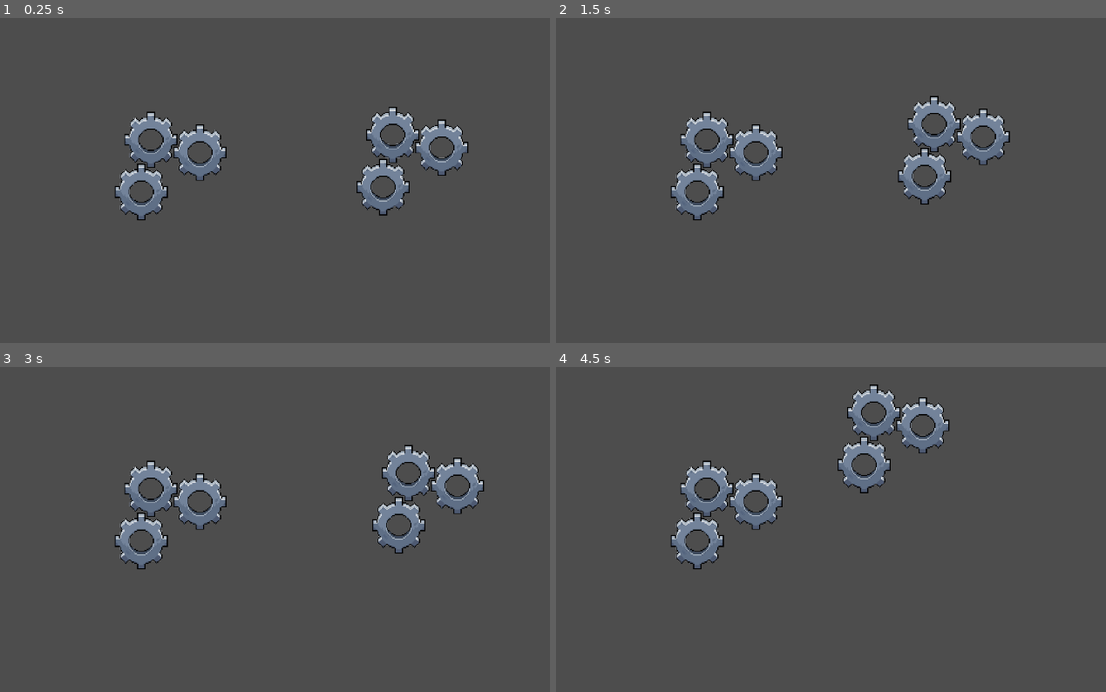
Above: before the commit, frames 1-4 (two rows, left to right).
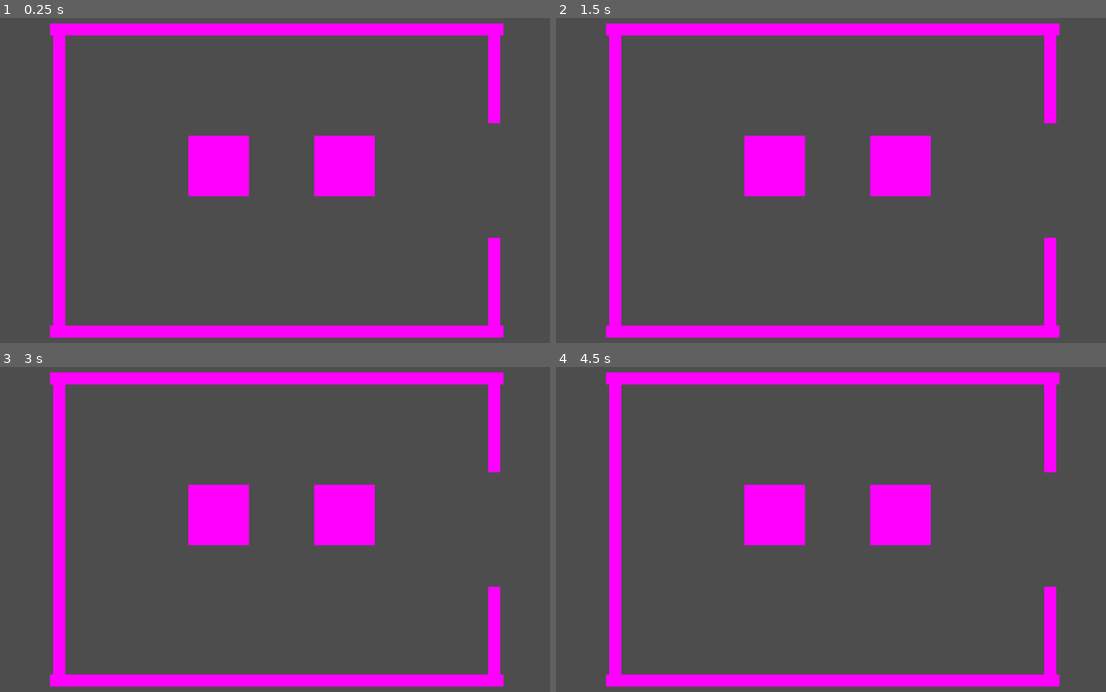
Above: after the commit, the same moments.

Repository: Cat-Crash/Catchanic
Game: Godot game, scene res://assets/scenes/puzzle.tscn
Same seed, same stepped clock (60 frames per second), same inputs: the game is played once before the commit and once after it.
Inputs (mouse positions are in pixels of both pictures, inside the frame that each line leads up to):
- Up to frame 1 (0.25 s): no input
- Up to frame 2 (1.5 s): click (968, 161) at 0.52 s; click (952, 151) at 1.27 s
- Up to frame 3 (3 s): click (396, 500) at 2.02 s; tap Enter at 2.75 s; move the mouse to (429, 510) at 2.77 s
- Up to frame 4 (4.5 s): tap Space at 3.5 s; move the mouse to (693, 549) at 3.52 s; tap Enter at 4.25 s; move the mouse to (902, 445) at 4.27 s

The runs differ from the first frame. In frame 1, 18% of the frame differs, in the area x 9-92%, y 1-99%; in frame 2, 18%; in frame 3, 18%; in frame 4, 18%.

Commit message:
wip puzzle controller

Diff:
--- a/assets/scenes/puzzle.tscn
+++ b/assets/scenes/puzzle.tscn
@@ -1,13 +1,98 @@
-[gd_scene load_steps=2 format=3 uid="uid://uonn7pg0xbyj"]
+[gd_scene load_steps=11 format=3 uid="uid://uonn7pg0xbyj"]
 
+[ext_resource type="Script" path="res://assets/scripts/puzzle.gd" id="1_fo14a"]
 [ext_resource type="PackedScene" uid="uid://demakvrdx5qr8" path="res://assets/scenes/puzzle_part.tscn" id="1_hg3m7"]
+[ext_resource type="Script" path="res://assets/scripts/Goal.gd" id="3_qebt2"]
+
+[sub_resource type="RectangleShape2D" id="RectangleShape2D_6jqko"]
+size = Vector2(750, 20)
+
+[sub_resource type="PlaceholderTexture2D" id="PlaceholderTexture2D_v0g1q"]
+
+[sub_resource type="RectangleShape2D" id="RectangleShape2D_yrih1"]
+size = Vector2(20, 500)
+
+[sub_resource type="PlaceholderTexture2D" id="PlaceholderTexture2D_4ul3c"]
+
+[sub_resource type="RectangleShape2D" id="RectangleShape2D_4kcj3"]
+size = Vector2(20, 150)
+
+[sub_resource type="PlaceholderTexture2D" id="PlaceholderTexture2D_6hdhx"]
+
+[sub_resource type="WorldBoundaryShape2D" id="WorldBoundaryShape2D_te3ef"]
+normal = Vector2(-1, 0)
 
 [node name="Puzzle" type="Node2D"]
+script = ExtResource("1_fo14a")
 
 [node name="Camera2D" type="Camera2D" parent="."]
 
 [node name="PuzzlePart2" parent="." instance=ExtResource("1_hg3m7")]
-position = Vector2(224, -32)
+position = Vector2(112, -24)
 
 [node name="PuzzlePart" parent="." instance=ExtResource("1_hg3m7")]
-position = Vector2(-176, -24)
+position = Vector2(-96, -24)
+
+[node name="Border" type="Node2D" parent="."]
+
+[node name="Roof" type="StaticBody2D" parent="Border"]
+position = Vector2(0, 250)
+
+[node name="CollisionShape2D" type="CollisionShape2D" parent="Border/Roof"]
+shape = SubResource("RectangleShape2D_6jqko")
+
+[node name="Sprite2D" type="Sprite2D" parent="Border/Roof"]
+scale = Vector2(750, 20)
+texture = SubResource("PlaceholderTexture2D_v0g1q")
+
+[node name="Left Wall" type="StaticBody2D" parent="Border"]
+position = Vector2(-360, 0)
+
+[node name="CollisionShape2D" type="CollisionShape2D" parent="Border/Left Wall"]
+shape = SubResource("RectangleShape2D_yrih1")
+
+[node name="Sprite2D" type="Sprite2D" parent="Border/Left Wall"]
+scale = Vector2(20, 500)
+texture = SubResource("PlaceholderTexture2D_4ul3c")
+
+[node name="Right Upper Wall" type="StaticBody2D" parent="Border"]
+position = Vector2(360, -170)
+
+[node name="CollisionShape2D" type="CollisionShape2D" parent="Border/Right Upper Wall"]
+shape = SubResource("RectangleShape2D_4kcj3")
+
+[node name="Sprite2D" type="Sprite2D" parent="Border/Right Upper Wall"]
+scale = Vector2(20, 150)
+texture = SubResource("PlaceholderTexture2D_6hdhx")
+
+[node name="Right Lower Wall" type="StaticBody2D" parent="Border"]
+position = Vector2(360, 170)
+
+[node name="CollisionShape2D" type="CollisionShape2D" parent="Border/Right Lower Wall"]
+shape = SubResource("RectangleShape2D_4kcj3")
+
+[node name="Sprite2D" type="Sprite2D" parent="Border/Right Lower Wall"]
+scale = Vector2(20, 150)
+texture = SubResource("PlaceholderTexture2D_6hdhx")
+
+[node name="Floor" type="StaticBody2D" parent="Border"]
+position = Vector2(0, -250)
+
+[node name="CollisionShape2D" type="CollisionShape2D" parent="Border/Floor"]
+shape = SubResource("RectangleShape2D_6jqko")
+
+[node name="Sprite2D" type="Sprite2D" parent="Border/Floor"]
+scale = Vector2(750, 20)
+texture = SubResource("PlaceholderTexture2D_v0g1q")
+
+[node name="Goals" type="Node2D" parent="."]
+
+[node name="Goal" type="Area2D" parent="Goals"]
+position = Vector2(370, 0)
+script = ExtResource("3_qebt2")
+
+[node name="CollisionShape2D" type="CollisionShape2D" parent="Goals/Goal"]
+shape = SubResource("WorldBoundaryShape2D_te3ef")
+
+[connection signal="body_entered" from="Goals/Goal" to="Goals/Goal" method="_on_body_entered"]
+[connection signal="part_complete" from="Goals/Goal" to="." method="_on_goal_part_complete"]
--- a/assets/scenes/puzzle_part.tscn
+++ b/assets/scenes/puzzle_part.tscn
@@ -1,7 +1,8 @@
 [gd_scene load_steps=4 format=3 uid="uid://demakvrdx5qr8"]
 
 [ext_resource type="Script" path="res://assets/scripts/puzzle_part.gd" id="1_68t0x"]
-[ext_resource type="Texture2D" uid="uid://bqf0rxql0t207" path="res://assets/sprites/gear_placeholder.png" id="1_q6ens"]
+
+[sub_resource type="PlaceholderTexture2D" id="PlaceholderTexture2D_mw8bf"]
 
 [sub_resource type="RectangleShape2D" id="RectangleShape2D_il85d"]
 
@@ -11,8 +12,8 @@
 snap = 50
 
 [node name="Sprite2D" type="Sprite2D" parent="."]
-scale = Vector2(0.1, 0.1)
-texture = ExtResource("1_q6ens")
+scale = Vector2(100, 100)
+texture = SubResource("PlaceholderTexture2D_mw8bf")
 
 [node name="Button" type="Button" parent="Sprite2D"]
 self_modulate = Color(1, 1, 1, 0)
@@ -29,8 +30,9 @@
 metadata/_edit_use_anchors_ = true
 
 [node name="CollisionShape2D" type="CollisionShape2D" parent="."]
-scale = Vector2(9, 9)
+scale = Vector2(5, 5)
 shape = SubResource("RectangleShape2D_il85d")
+debug_color = Color(1, 1, 1, 1)
 
 [connection signal="button_down" from="Sprite2D/Button" to="." method="_on_button_button_down"]
 [connection signal="button_up" from="Sprite2D/Button" to="." method="_on_button_button_up"]
--- /dev/null
+++ b/assets/scripts/Goal.gd
@@ -0,0 +1,9 @@
+extends Area2D
+
+@export var goal: int
+
+signal part_complete(part: PuzzlePart)
+
+func _on_body_entered(body: PuzzlePart):
+	if body.target_piece and body.target_goal == goal:
+		part_complete.emit(body)
--- /dev/null
+++ b/assets/scripts/puzzle.gd
@@ -0,0 +1,7 @@
+extends Node2D
+
+@export var installing: bool
+
+
+func _on_goal_part_complete(part: PuzzlePart):
+	part.complete(not installing)
--- a/assets/scripts/puzzle_part.gd
+++ b/assets/scripts/puzzle_part.gd
@@ -1,28 +1,38 @@
+class_name PuzzlePart
 extends CharacterBody2D
 
-@export var moveX: bool
-@export var moveY: bool
+@export_category("Movement")
+@export var move_x: bool
+@export var move_y: bool
 @export var snap: int
 
-@onready var up_cast = $AnimatableBody2D/UpCast
-@onready var down_cast = $AnimatableBody2D/DownCast
-@onready var left_cast = $AnimatableBody2D/LeftCast
-@onready var right_cast = $AnimatableBody2D/RightCast
+@export_category("Part Behavior")
+@export var target_piece: bool = false
+@export var target_goal: int = -1
 
-var snapVect: Vector2
+var snap_vect: Vector2
 var selected: bool = false
 
 func _ready():
-	snapVect = Vector2(snap, snap)
+	snap_vect = Vector2(snap, snap)
 
 func _process(delta):
 	if not selected: return
 
 	var currPos: Vector2 = self.global_position
-	var mousePos: Vector2 = get_global_mouse_position().snapped(snapVect)
+	var mousePos: Vector2 = get_global_mouse_position().snapped(snap_vect)
 
 	velocity = (mousePos - currPos) / delta
+	if not move_x: velocity.x = 0
+	if not move_y: velocity.y = 0
+
 	move_and_slide()
+
+func complete(remove: bool):
+	move_x = false
+	move_y = false
+
+	if remove: queue_free()
 
 func _on_button_button_down():
 	selected = true
